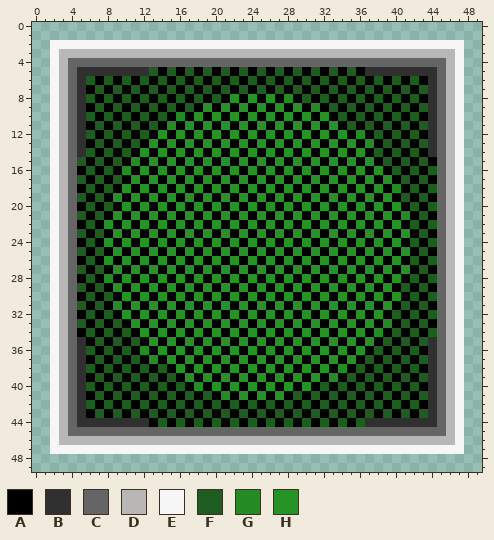
One commit to this pixel-art file: assets/images/clickbox_hover.aseprite. That is the earlier state.
50x50 pixels, 1 frame. Colours within 5 levels of each other are drawn and written as one.
Palette (. is transparent): A #000000  B #303030  C #656565  D #b9b6b6  E #f6f6f6  F #1f5c1f  G #258b25  H #259325
Pixels before, first column x 2:
 2 EEEEEEEEEEEEEEEEEEEEEEEEEEEEEEEEEEEEEEEEEEEEEE
 3 EDDDDDDDDDDDDDDDDDDDDDDDDDDDDDDDDDDDDDDDDDDDDE
 4 EDCCCCCCCCCCCCCCCCCCCCCCCCCCCCCCCCCCCCCCCCCCDE
 5 EDCBBBBBBBBFAFAFAFAFAFAFAFAFAFAFAFABBBBBBBBCDE
 6 EDCBFAFAFAFAFAFAFAFAFAFAFAFAFAFAFAFAFAFAFABCDE
 7 EDCBAFAFAFAFAFAFAFAFAFAFAFAFAFAFAFAFAFAFAFBCDE
 8 EDCBFAFAFAFAFAFAFAFAHAHAHAGAFAFAFAFAFAFAFABCDE
 9 EDCBAFAFAFAFAFAFAHAHAHAHAHAHAGAFAFAFAFAFAFBCDE
10 EDCBFAFAFAFAFAGAHAHAHAHAHAHAHAHAFAFAFAFAFABCDE
11 EDCBAFAFAFAFAGAHAHAHAHAHAHAHAHAHAFAFAFAFAFBCDE
12 EDCBFAFAFAFAHAHAHAHAHAHAHAHAHAHAHAGAFAFAFABCDE
13 EDCBAFAFAFAHAHAHAHAHAHAHAHAHAHAHAHAGAFAFAFBCDE
14 EDCBFAFAFAHAHAHAHAHAHAHAHAHAHAHAHAHAFAFAFABCDE
15 EDCFAFAFAGAHAHAHAHAHAHAHAHAHAHAHAHAHAFAFAFACDE
16 EDCAFAFAGAHAHAHAHAHAHAHAHAHAHAHAHAHAHAFAFAFCDE
17 EDCFAFAFAHAHAHAHAHAHAHAHAHAHAHAHAHAHAHAFAFACDE
18 EDCAFAFAHAHAHAHAHAHAHAHAHAHAHAHAHAHAHAGAFAFCDE
19 EDCFAFAHAHAHAHAHAHAHAHAHAHAHAHAHAHAHAHAFAFACDE
20 EDCAFAFAHAHAHAHAHAHAHAHAHAHAHAHAHAHAHAHAFAFCDE
21 EDCFAFAHAHAHAHAHAHAHAHAHAHAHAHAHAHAHAHAGAFACDE
22 EDCAFAHAHAHAHAHAHAHAHAHAHAHAHAHAHAHAHAHAFAFCDE
23 EDCFAFAHAHAHAHAHAHAHAHAHAHAHAHAHAHAHAHAHAFACDE
24 EDCAFAHAHAHAHAHAHAHAHAHAHAHAHAHAHAHAHAHAFAFCDE
25 EDCFAFAHAHAHAHAHAHAHAHAHAHAHAHAHAHAHAHAHAFACDE
26 EDCAFAHAHAHAHAHAHAHAHAHAHAHAHAHAHAHAHAHAFAFCDE
27 EDCFAFAHAHAHAHAHAHAHAHAHAHAHAHAHAHAHAHAHAFACDE
28 EDCAFAGAHAHAHAHAHAHAHAHAHAHAHAHAHAHAHAHAFAFCDE
29 EDCFAFAHAHAHAHAHAHAHAHAHAHAHAHAHAHAHAHAFAFACDE
30 EDCAFAFAHAHAHAHAHAHAHAHAHAHAHAHAHAHAHAHAFAFCDE
31 EDCFAFAGAHAHAHAHAHAHAHAHAHAHAHAHAHAHAHAFAFACDE
32 EDCAFAFAHAHAHAHAHAHAHAHAHAHAHAHAHAHAHAFAFAFCDE
33 EDCFAFAFAHAHAHAHAHAHAHAHAHAHAHAHAHAHAGAFAFACDE
34 EDCAFAFAFAHAHAHAHAHAHAHAHAHAHAHAHAHAGAFAFAFCDE
35 EDCBAFAFAFAHAHAHAHAHAHAHAHAHAHAHAHAHAFAFAFBCDE
36 EDCBFAFAFAGAHAHAHAHAHAHAHAHAHAHAHAHAFAFAFABCDE
37 EDCBAFAFAFAGAHAHAHAHAHAHAHAHAHAHAHAFAFAFAFBCDE
38 EDCBFAFAFAFAFAHAHAHAHAHAHAHAHAHAGAFAFAFAFABCDE
39 EDCBAFAFAFAFAFAHAHAHAHAHAHAHAHAGAFAFAFAFAFBCDE
40 EDCBFAFAFAFAFAFAGAHAHAHAHAHAHAFAFAFAFAFAFABCDE
41 EDCBAFAFAFAFAFAFAFAGAHAHAHAFAFAFAFAFAFAFAFBCDE
42 EDCBFAFAFAFAFAFAFAFAFAFAFAFAFAFAFAFAFAFAFABCDE
43 EDCBAFAFAFAFAFAFAFAFAFAFAFAFAFAFAFAFAFAFAFBCDE
44 EDCBBBBBBBBAFAFAFAFAFAFAFAFAFAFAFAFBBBBBBBBCDE
45 EDCCCCCCCCCCCCCCCCCCCCCCCCCCCCCCCCCCCCCCCCCCDE
46 EDDDDDDDDDDDDDDDDDDDDDDDDDDDDDDDDDDDDDDDDDDDDE
47 EEEEEEEEEEEEEEEEEEEEEEEEEEEEEEEEEEEEEEEEEEEEEE
Now the later version:
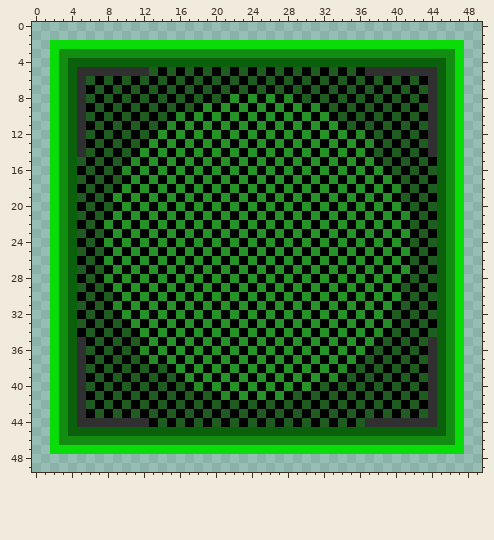
What changed:
colour C: #656565 -> #0b610b
colour D: #b9b6b6 -> #128d12
colour E: #f6f6f6 -> #0adc0a
Where, in picture pixels (left, top, right, bottom), the same in both pictures:
changed: (50, 40, 464, 454)
